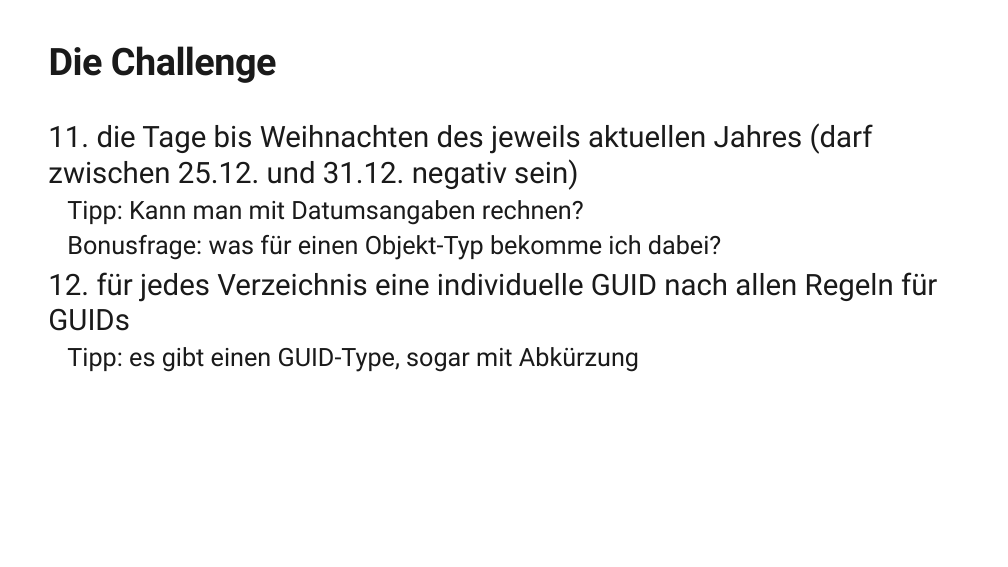
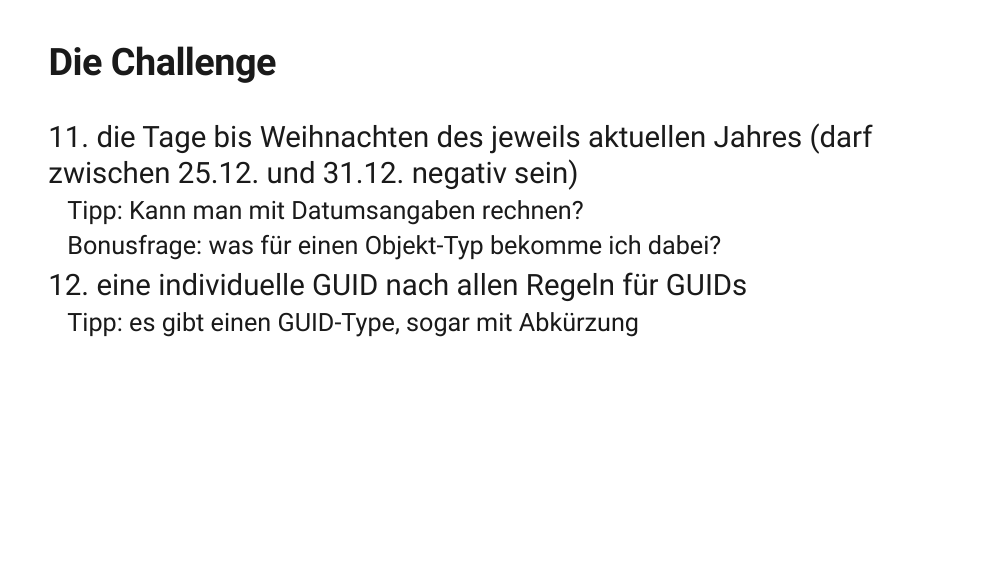
Before and after one commit to jkulbe-msft/powershell-foundation, a slide deck: slide 7 of Abschluss/PowerShell Foundation Skills Scripting Challenge German.pptx. Drawn at 1008x567 pixels with LibreOffice and Linux fonts; fonts in the diff are those of the drawing; background and template pictures are left out. Boxes give left, top, right and bottom in pixels: in the first picture for what was removed or moved away, otherwise in the second. Text is boxed around its words. In the diff, an @@ line names an element or a change of style, - is before the commit and + after.

Commit message:
wording clarification

```diff
--- a/Abschluss/PowerShell Foundation Skills Scripting Challenge German.pptx
+++ b/Abschluss/PowerShell Foundation Skills Scripting Challenge German.pptx
@@ text at box(48, 272, 747, 301): text changed @@
-12. für jedes Verzeichnis eine individuelle GUID nach allen Regeln für GUIDs
+12. eine individuelle GUID nach allen Regeln für GUIDs
```
